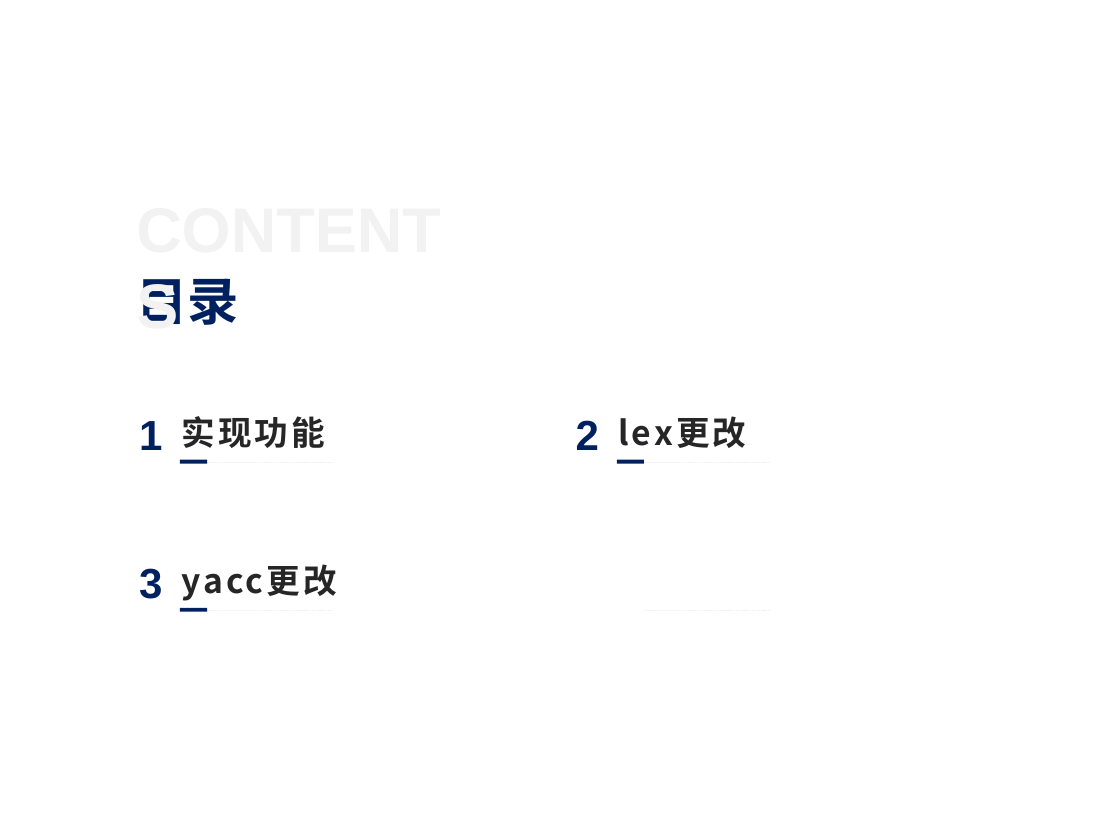
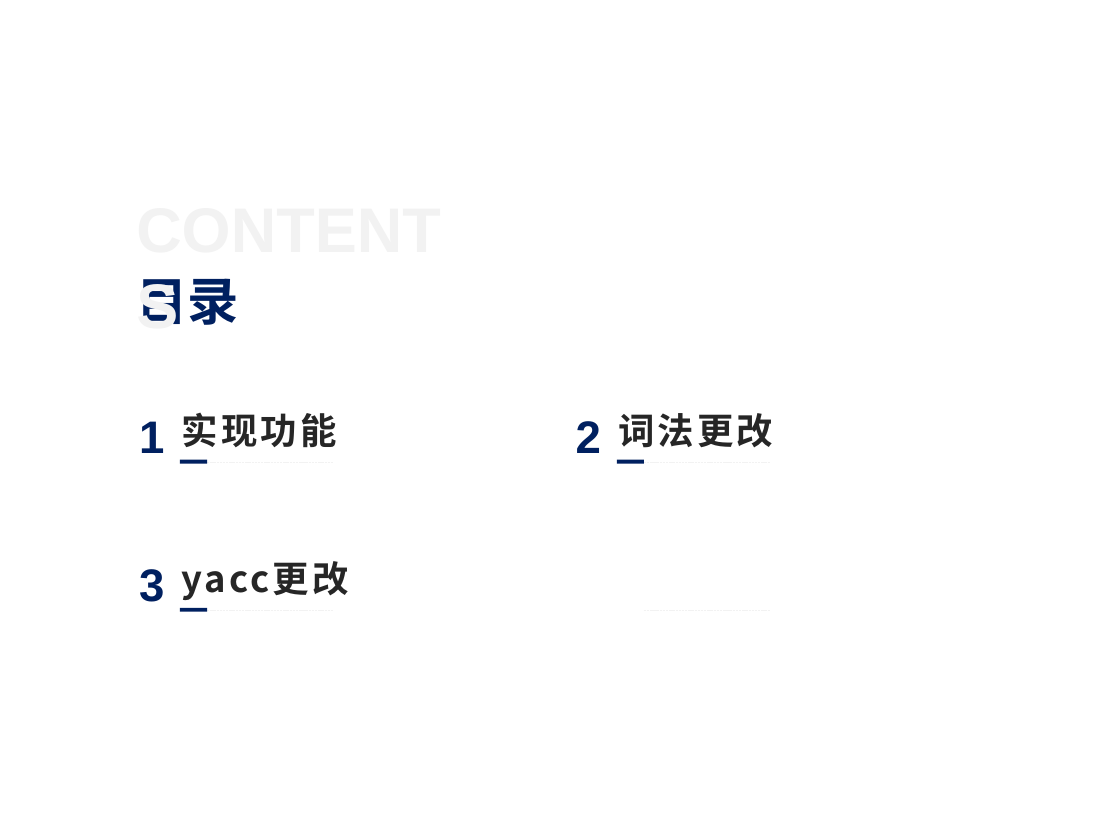
Before and after one commit to Camorgx/PL0, a slide deck: slide 2 of 汇报总结.pptx. Drawn at 1120x840 pixels with LibreOffice and Linux fonts; fonts in the diff are those of the drawing; background and template pictures are left out. Boxes give left, top, right and bottom in pixels: in the first picture for what was removed or moved away, otherwise in the second. Text is boxed around its words. In the diff, an @@ line names an element or a change of style, - is before the commit and + after.

```diff
--- a/汇报总结.pptx
+++ b/汇报总结.pptx
@@ text "实现功能" at (182, 413, 337, 448): size 21.6 to 23.4 pt @@
@@ text at (618, 413, 773, 448): text changed; size 21.6 to 23.4 pt @@
-lex更改
+词法更改
@@ size 27 to 29.2 pt in 3 elements at (576, 421, 601, 453), (139, 421, 164, 453), (139, 569, 164, 602) @@
@@ text "yacc更改" at (182, 561, 349, 600): size 21.6 to 23.4 pt @@
```
Also in this commit, not shown: 4 other slides changed, 1 slide added, 1 other file.
